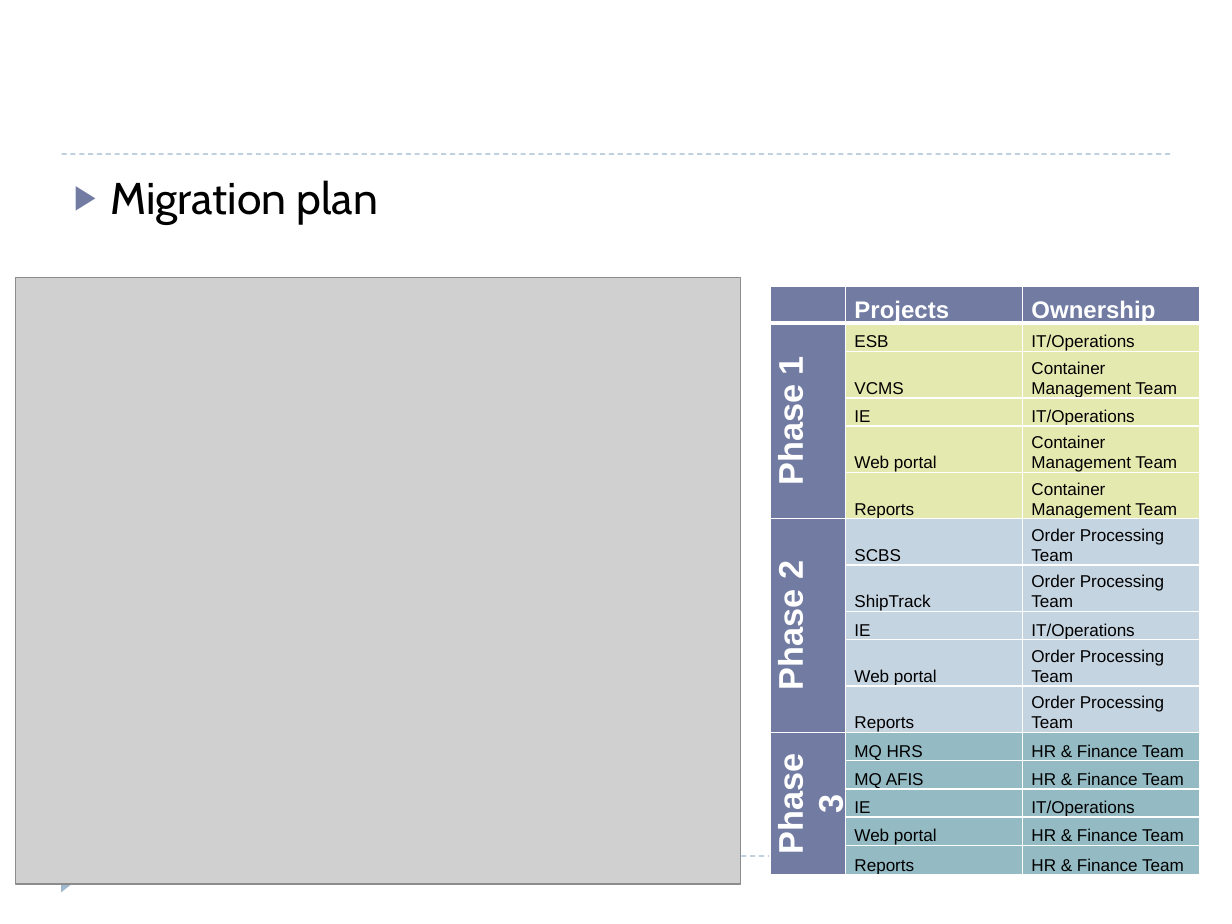
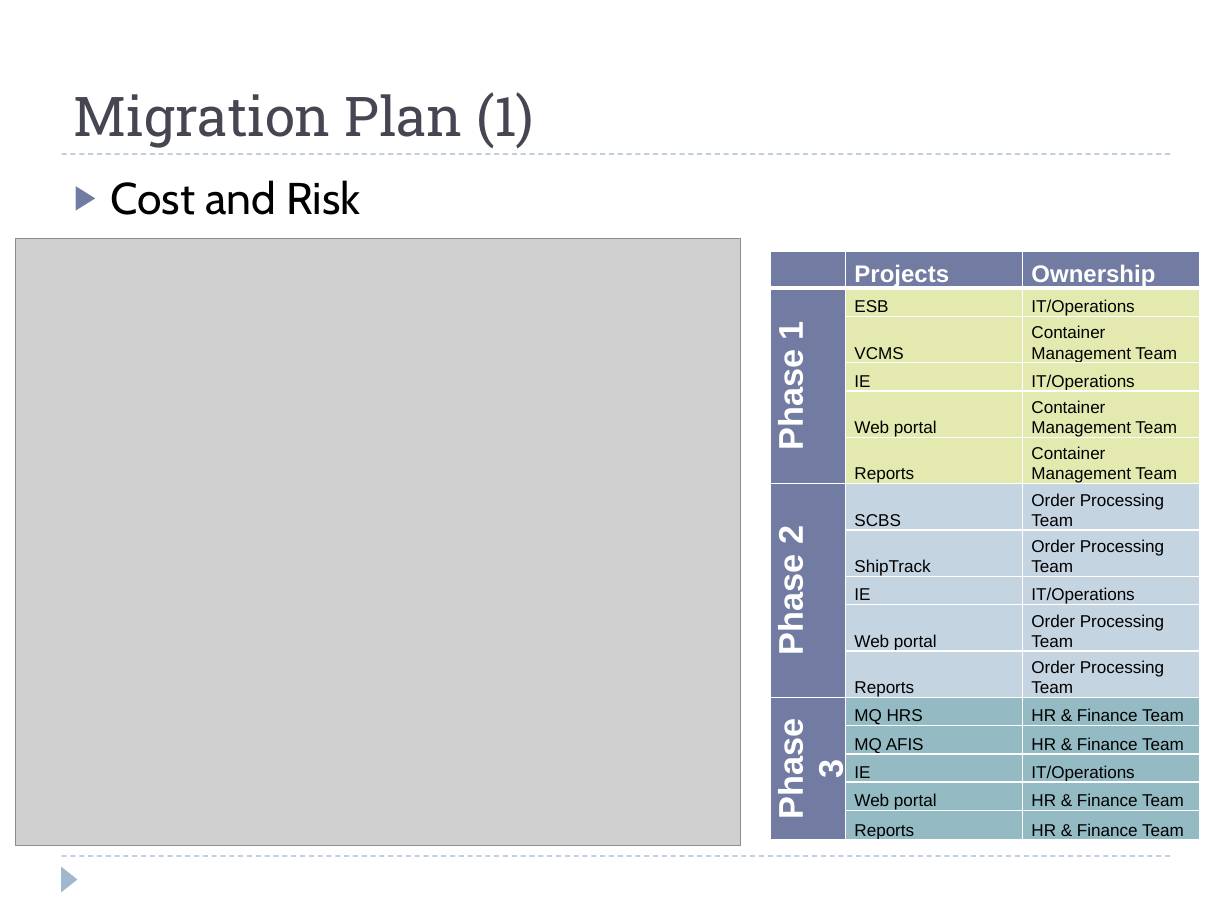
Before and after one commit to windieccf/t1-shipping, a slide deck: slide 34 of Enterprise Architech Presentation.pptx (slide 33 before the commit). Drawn at 1232x924 pixels with LibreOffice and Linux fonts; fonts in the diff are those of the drawing; grey boxes stand for pictures. Boxes give left, top, right and bottom in pixels: in the first picture for what was removed or moved away, otherwise in the second. Text is boxed around its words. In the diff, an @@ line names an element or a change of style, - is before the commit and + after.

```diff
--- a/Enterprise Architech Presentation.pptx
+++ b/Enterprise Architech Presentation.pptx
@@ title added at (x1=74, y1=92, x2=535, y2=148), 32 pt, text #464653 @@
+Migration Plan (1)
@@ text at (x1=111, y1=180, x2=360, y2=215): text changed @@
-▶ Migration plan
+▶ Cost and Risk
@@ picture moved from (x1=16, y1=277, x2=742, y2=883) to (x1=16, y1=239, x2=742, y2=845) @@
@@ table moved from (x1=770, y1=287, x2=1200, y2=879) to (x1=770, y1=251, x2=1200, y2=844) @@
```
Also in this commit, not shown: 3 other slides changed, 1 slide added.
